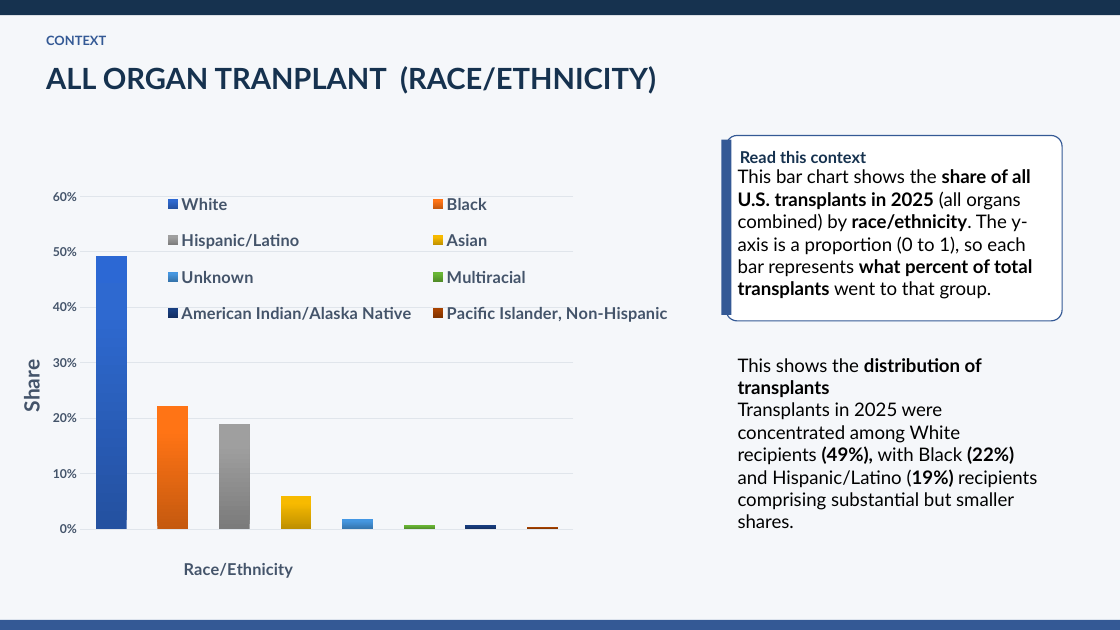
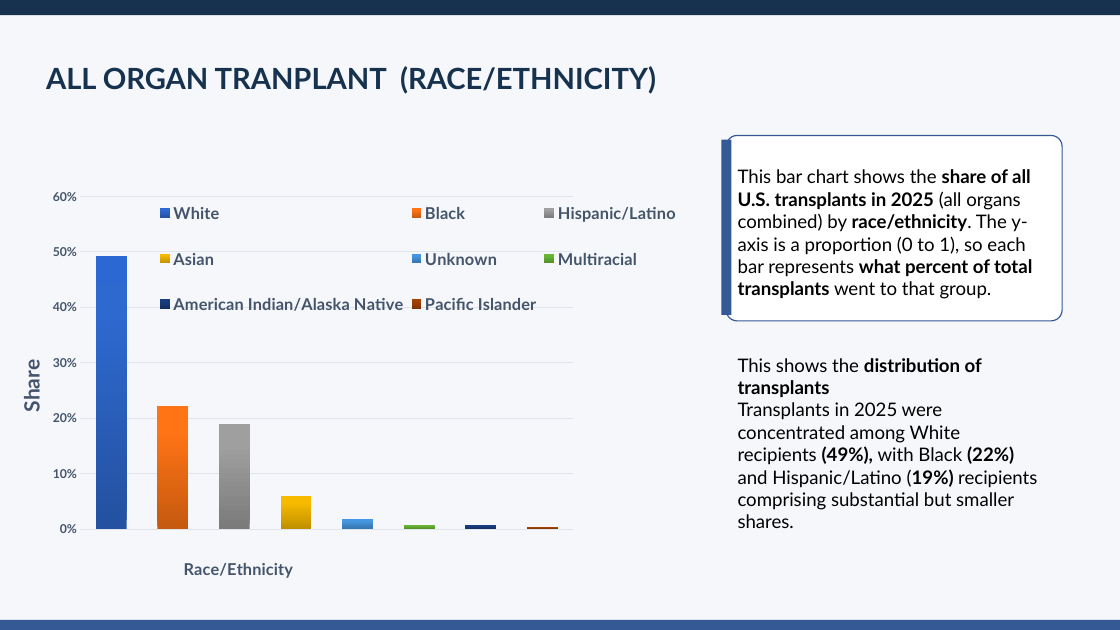
Before and after one commit to ansonrk/Capstone-DA16, a slide deck: slide 8 of DASHBOARD/transplant_equity_capstone_MVP.pptx (slide 7 before the commit). Drawn at 1120x630 pixels with LibreOffice and Linux fonts; fonts in the diff are those of the drawing. Boxes give left, top, right and bottom in pixels: in the first picture for what was removed or moved away, otherwise in the second. Text is boxed around its words. In the diff, an @@ line names an element or a change of style, - is before the commit and + after.

```diff
--- a/DASHBOARD/transplant_equity_capstone_MVP.pptx
+++ b/DASHBOARD/transplant_equity_capstone_MVP.pptx
@@ text removed at (46, 35, 106, 45) @@
-CONTEXT
@@ column chart at (8, 106, 707, 585) @@
-categories: White, Black, Hispanic/Latino, Asian, Unknown, Multiracial, American Indian/Alaska Native, Pacific Islander, Non-Hispanic
+categories: White, Black, Hispanic/Latino, Asian, Unknown, Multiracial, American Indian/Alaska Native, Pacific Islander
@@ text removed at (740, 151, 867, 163) @@
-Read this context
```
Also in this commit, not shown: 14 other slides changed, 6 slides added, 3 slides removed, 1 other file.
